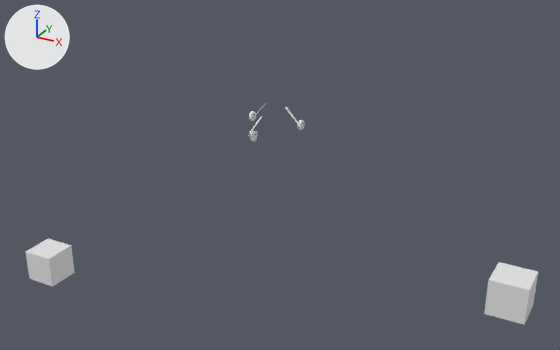
The Blender file resources/trainer/outside.blend, before and after one commit.
Camera for both pictures: a 50 mm camera at (12.48, -20.04, 8.11) aimed at (1.26, 0.36, -2.09). Lighting does not change. The marker at upper left points along +X, +Y and +Z.

Names of what the first picture shows: 'ruler', 'ruler-copy'.
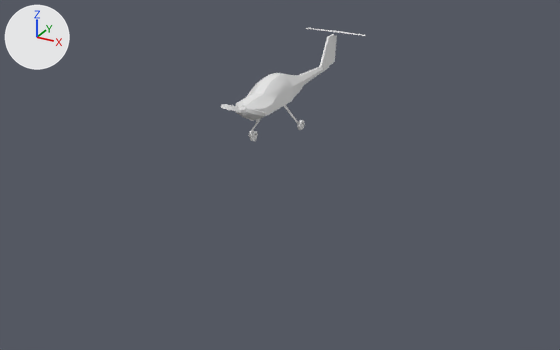
Diff of the bpy script that builds the scene:
```diff
--- a/resources/trainer/outside.blend.py
+++ b/resources/trainer/outside.blend.py
@@ me_cylinder_003_1 @@
+me_cylinder_003_1.from_pydata(...)  # 74 vertices, 70 faces; spans x -0.84..0.84, y -0.11..0.13, z -0.13..0.13
+me_cylinder_003_1.polygons.foreach_set('use_smooth', [True] * 70)
@@ me_cube_006 @@
+me_cube_006.from_pydata(...)  # 116 vertices, 125 faces; spans x -3.2..3.1, y -2.2..37.6, z -3.7..5.8
+me_cube_006.polygons.foreach_set('use_smooth', [True] * 125)
@@ me_cube_005 @@
+me_cube_005.from_pydata(...)  # 26 vertices, 24 faces; spans x -0.024..0.024, y -0.107..0.526, z -1.04..0.169
+me_cube_005.polygons.foreach_set('use_smooth', [True] * 24)
@@ me_cube_004 @@
+me_cube_004.from_pydata(...)  # 32 vertices, 30 faces; spans x -1.24..1.24, y -0.08..0.21, z -0.02..0.02
+me_cube_004.polygons.foreach_set('use_smooth', [True] * 30)
@@ ob_ruler @@
 ob_ruler.location = (9.0, -3.0, -3.0)
+ob_ruler.hide_set(True)  # its collection is switched off
@@ ob_ruler_copy @@
 ob_ruler_copy.location = (-5.0, -5.0, -5.0)
+ob_ruler_copy.hide_set(True)
@@ ob_prop @@
+ob_prop = bpy.data.objects.new('prop', me_cylinder_003_1)
+ob_prop.location = (0.0, 0.11, 0.0)
@@ ob_fuselage @@
+ob_fuselage = bpy.data.objects.new('fuselage', me_cube_006)
+ob_fuselage.location = (0.0, 0.59, 0.09)
+ob_fuselage.scale = (0.168, 0.168, 0.168)
@@ ob_vertical_stabiliser @@
+ob_vertical_stabiliser = bpy.data.objects.new('vertical-stabiliser', me_cube_005)
+ob_vertical_stabiliser.location = (0.0, 6.87, 0.88)
+ob_vertical_stabiliser.rotation_euler = (-0.305, 0.0, 0.0)  # degrees (-17, 0, 0)
@@ ob_horizontal_stab @@
+ob_horizontal_stab = bpy.data.objects.new('horizontal-stab', me_cube_004)
+ob_horizontal_stab.location = (0.01, 7.03, 1.12)
```

Changed parts and their boxes [x1, y1, x2, y2] in the pictures (560 x 350 px):
'ruler', hidden: before [484, 262, 538, 325]
'fuselage', added: after [236, 34, 334, 120]
'ruler-copy', hidden: before [25, 238, 75, 287]
'prop', added: after [221, 104, 266, 115]
'vertical-stabiliser', added: after [329, 35, 337, 65]
'horizontal-stab', added: after [306, 28, 366, 36]
